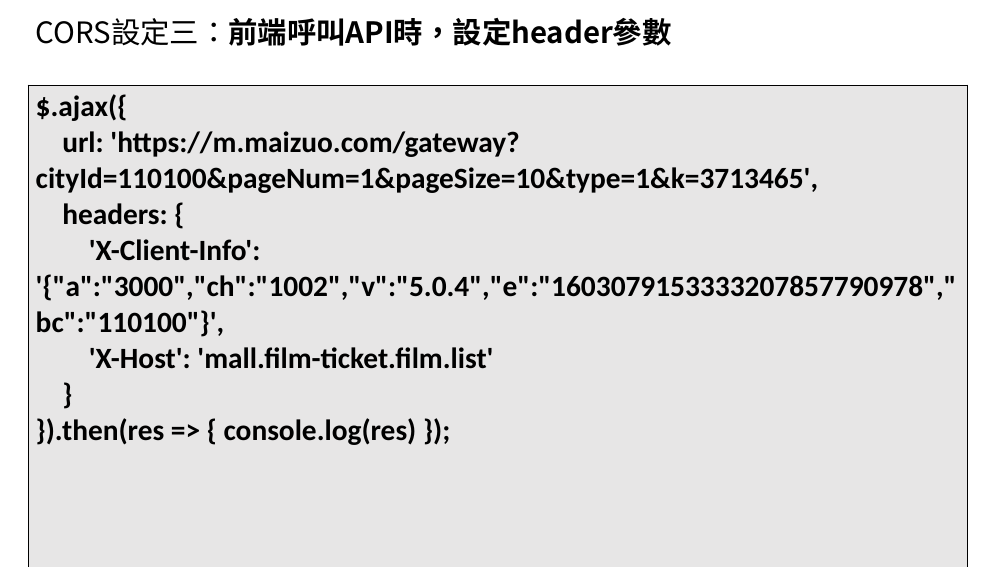
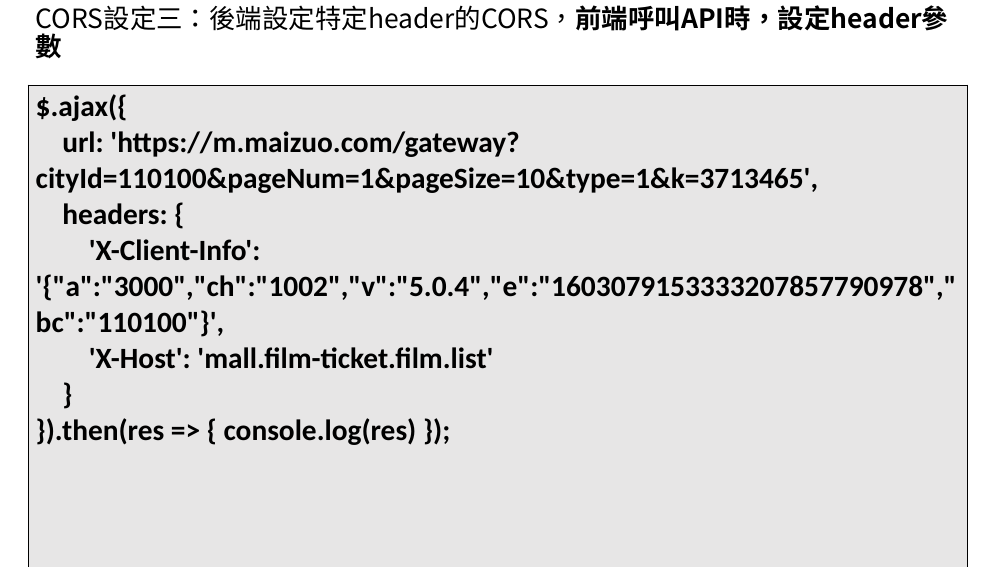
Before and after one commit to HueiYou/WebApiPractice, a slide deck: slide 68 of Web API教學與實做.pptx. Drawn at 1008x567 pixels with LibreOffice and Linux fonts; fonts in the diff are those of the drawing. Boxes give left, top, right and bottom in pixels: in the first picture for what was removed or moved away, otherwise in the second. Text is boxed around its words. In the diff, an @@ line names an element or a change of style, - is before the commit and + after.

```diff
--- a/Web API教學與實做.pptx
+++ b/Web API教學與實做.pptx
@@ title at (x1=36, y1=5, x2=949, y2=34): text changed; size 28 to 25.2 pt; bold off @@
-CORS設定三：前端呼叫API時，設定header參數
+CORS設定三：後端設定特定header的CORS，前端呼叫API時，設定header參數
```
Also in this commit, not shown: 2 other slides changed, 1 other file.
